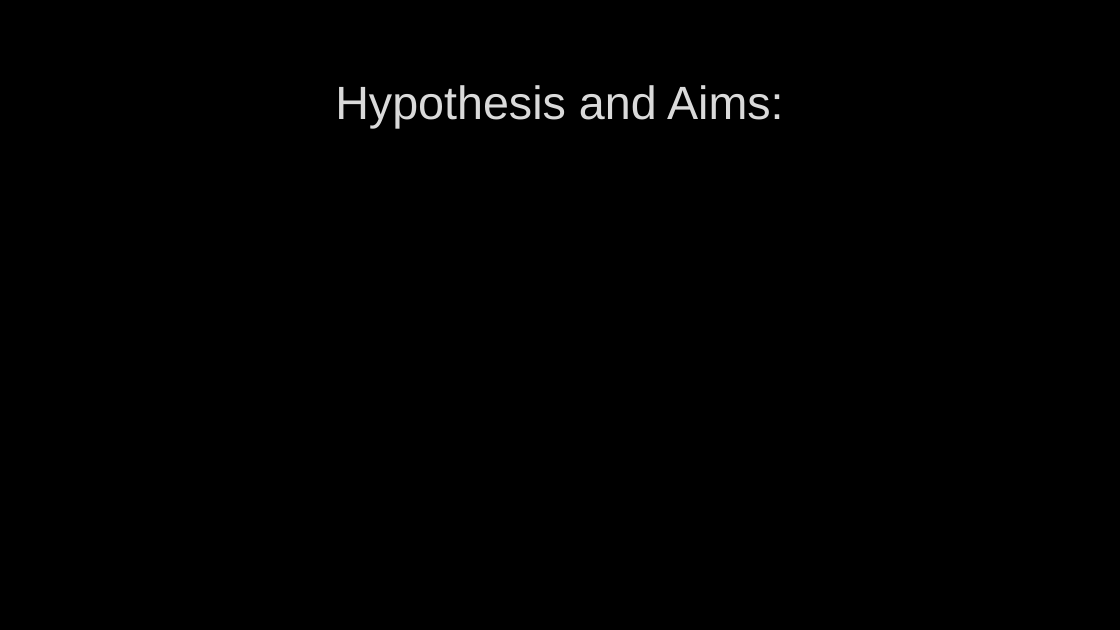
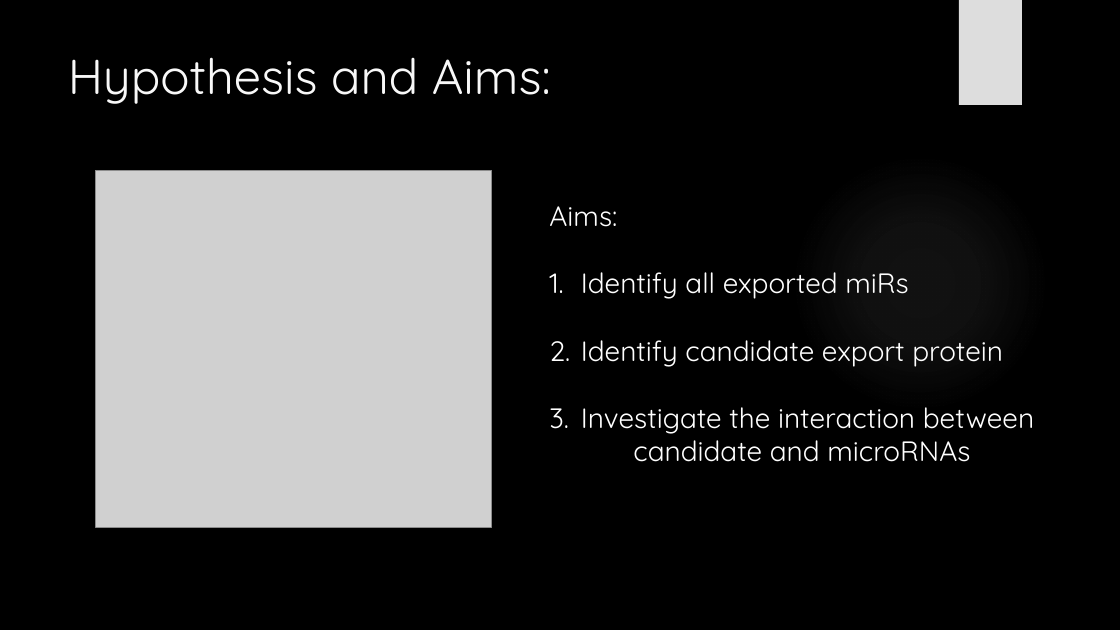
Before and after one commit to HarleyRobinson/Honours2, a slide deck: slide 6 of BackgroundInfo/CollCombBiol.pptx. Drawn at 1120x630 pixels with LibreOffice and Linux fonts; fonts in the diff are those of the drawing; grey boxes stand for pictures; background and template pictures are left out. Boxes give left, top, right and bottom in pixels: in the first picture for what was removed or moved away, otherwise in the second. Text is boxed around its words. In the diff, an @@ line names an element or a change of style, - is before the commit and + after.

```diff
--- a/BackgroundInfo/CollCombBiol.pptx
+++ b/BackgroundInfo/CollCombBiol.pptx
@@ rectangle added at (959,0,1022,105), fill #DDDDDD @@
@@ title "Hypothesis and Aims:": place and size @@
-title "Hypothesis and Aims:" at (335,85,784,128)
+title "Hypothesis and Aims:" at (68,57,551,104)
@@ title "Hypothesis and Aims:" at (68,57,551,104): size 40 to 42 pt, font Arial to Quicksand, text colour #DADADA to #F8F8F8, letter outline #404040 0.75 pt to none; alignment centre to left; vertical alignment middle to top @@
@@ picture added at (96,171,492,528) @@
@@ ellipse added at (791,154,1049,413), fill gradient #EBEBEB @@
@@ text added at (549,206,1034,462), 24 pt, text #FFFFFF @@
+Aims:
+1. Identify all exported miRs
+2. Identify candidate export protein
+3. Investigate the interaction between
+candidate and microRNAs
```
Also in this commit, not shown: 11 other slides changed, 11 slides added, 1 slide removed, 23 other files.
